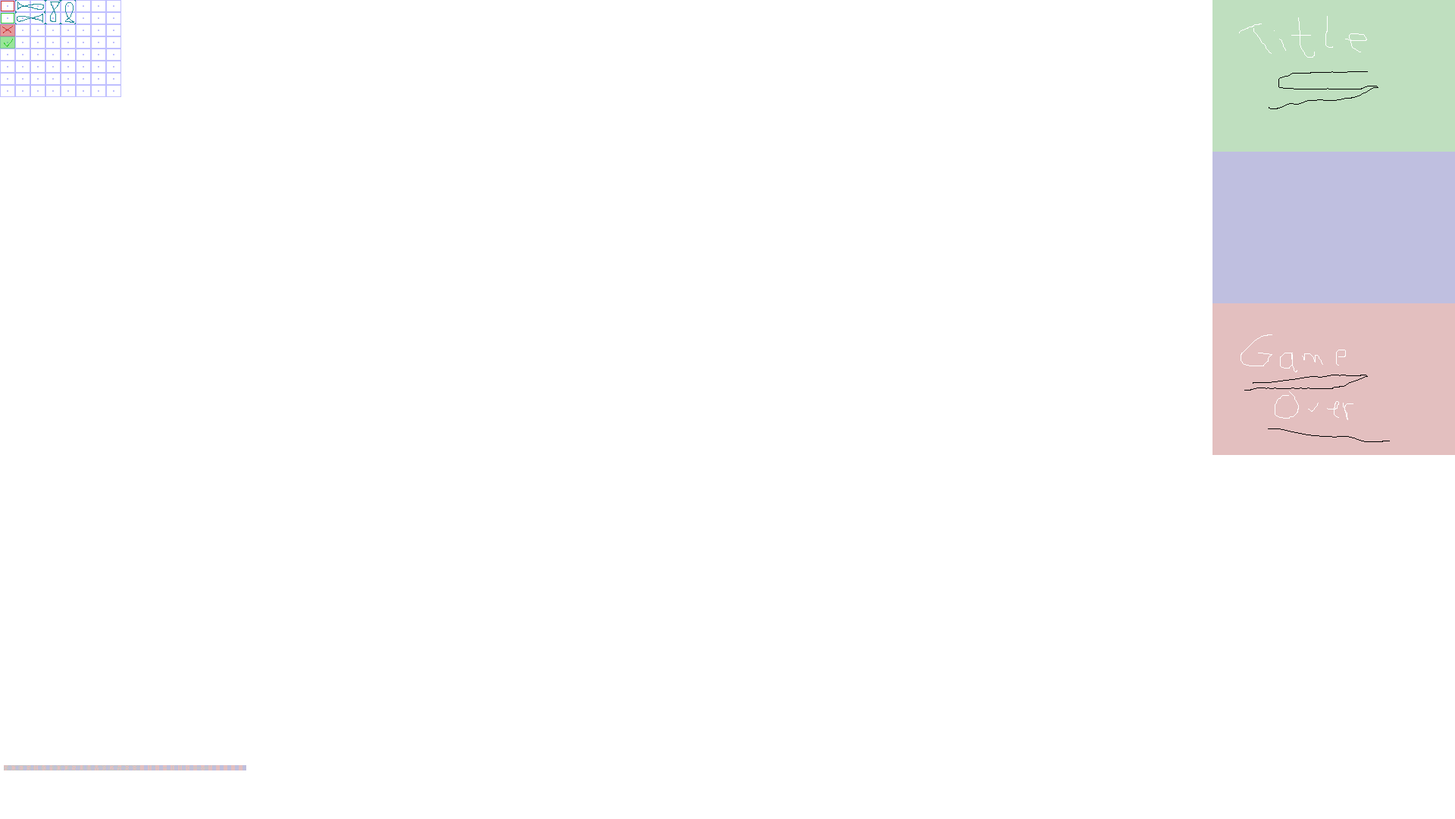
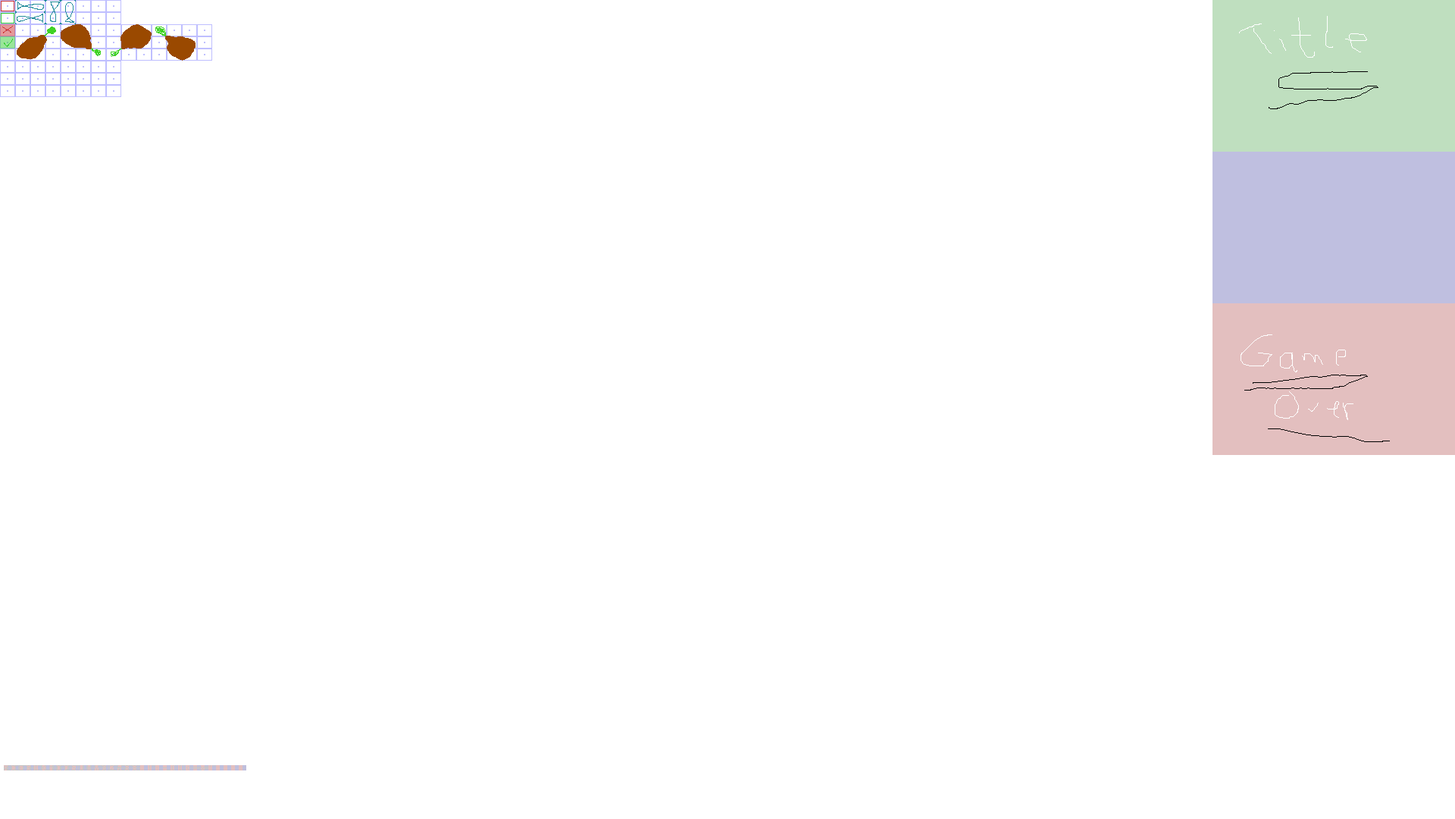
Layer changes from the first 1455 × 819 image to the second:
painted on "pizzagrid" over [16, 24, 196, 61]
painted on "helpers" over [121, 24, 213, 61]
